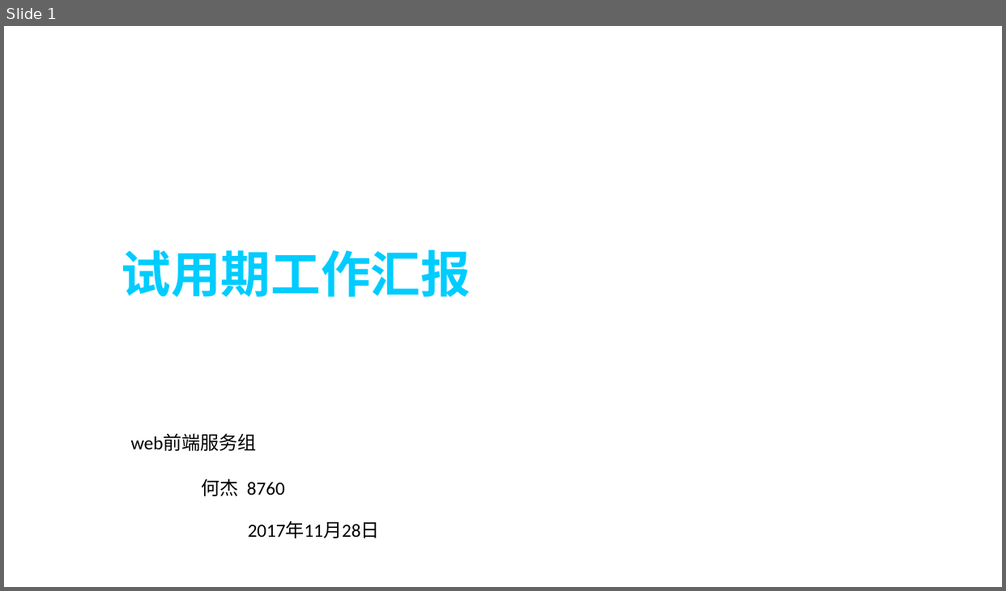
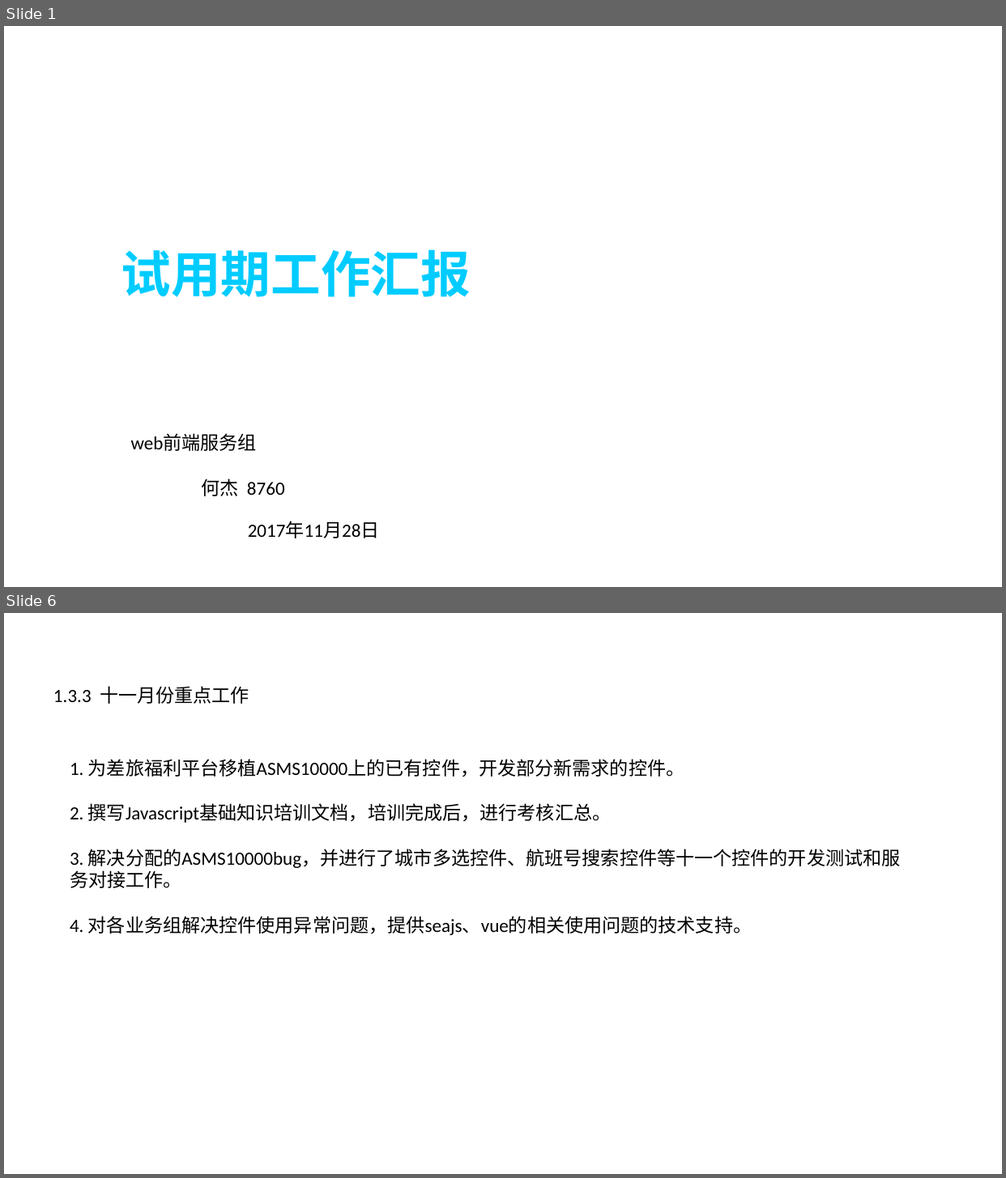
Before and after one commit to hiliny/lessonProject, a slide deck: documents/工作汇报.pptx. Shown one above the other, each under a label of ours: slide 1 before the commit, slides 1 and 6 after it; the slides between them are not shown. The pictures are 1006x591 and 1006x1178 pixels, drawn with LibreOffice and Linux fonts; fonts in the diff are those of the drawing; background and template pictures are left out. Boxes give left, top, right and bottom in pixels: in the first picture for what was removed or moved away, otherwise in the second. Text is boxed around its words. In the diff, an @@ line names an element or a change of style, - is before the commit and + after.

```diff
--- a/documents/工作汇报.pptx
+++ b/documents/工作汇报.pptx
@@ slide 6 added at <box>4,613,1002,1174</box>, background picture (left out) @@
@@ text added at <box>53,686,249,704</box>, 18 pt, text #000000 @@
+1.3.3 十一月份重点工作
@@ text added at <box>70,759,901,935</box>, 18 pt, text #000000 @@
+1. 为差旅福利平台移植ASMS10000上的已有控件，开发部分新需求的控件。
+2. 撰写Javascript基础知识培训文档，培训完成后，进行考核汇总。
+3. 解决分配的ASMS10000bug，并进行了城市多选控件、航班号搜索控件等十一个控件的开发测试和服务对接工作。
+4. 对各业务组解决控件使用异常问题，提供seajs、vue的相关使用问题的技术支持。
```
Also in this commit, not shown: 9 other slides added, 6 slides removed.
